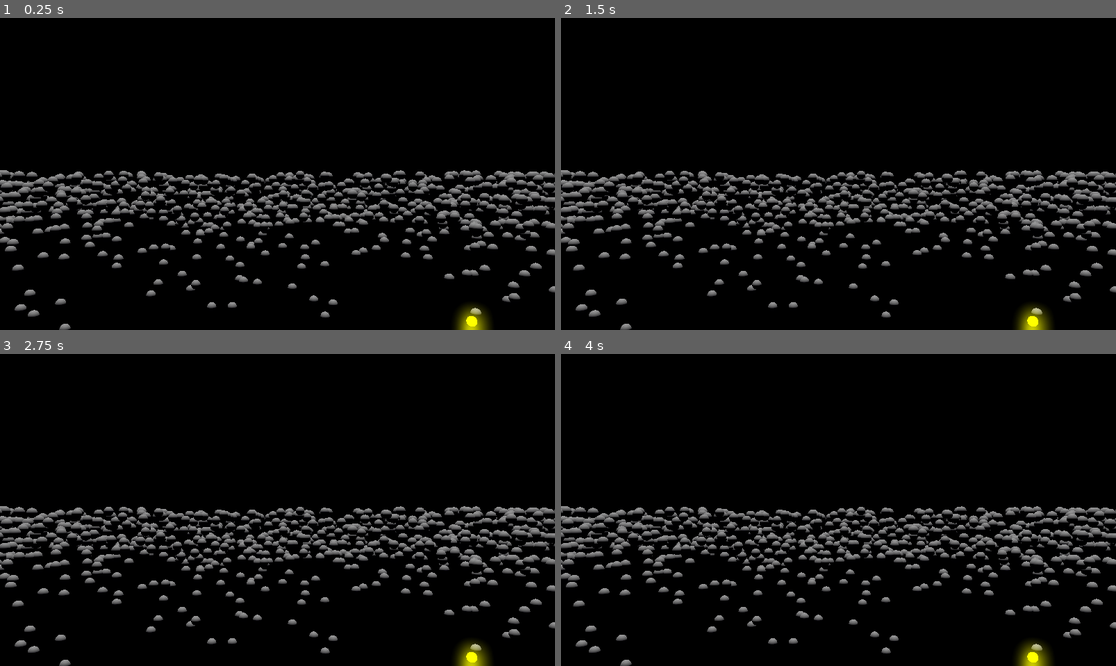
Above: before the commit, frames 1-4 (two rows, left to right).
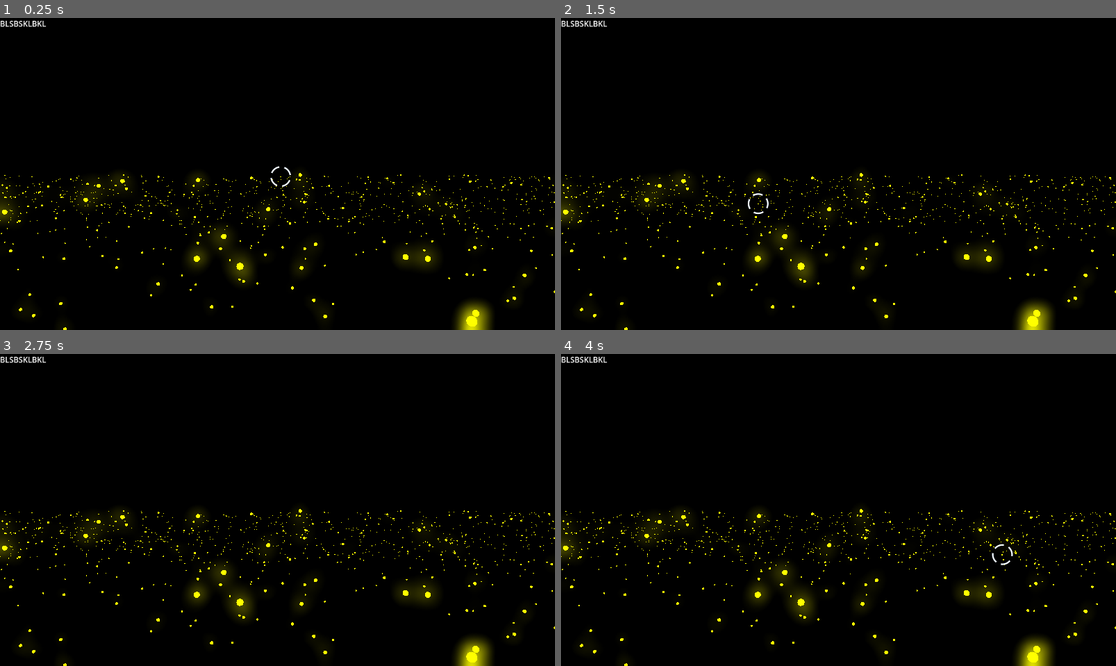
Above: after the commit, the same moments.

Repository: rtyh12/galaxy
Game: Godot game, scene res://galaxy.tscn
Two runs of this game, one before a commit and one after it. Both use one fixed random seed, a clock stepped at 60 frames per second and the inputs below.
Inputs (mouse positions are in pixels of both pictures, inside the frame that each line leads up to):
- Up to frame 1 (0.25 s): no input
- Up to frame 2 (1.5 s): tap Enter at 0.5 s; move the mouse to (960, 158) at 0.52 s; click (960, 158) at 0.67 s; tap Space at 1.25 s; drag from (727, 189) to (810, 236) at 1.27 s
- Up to frame 3 (2.75 s): tap Enter at 2 s; move the mouse to (333, 441) at 2.02 s; click (333, 441) at 2.17 s
- Up to frame 4 (4 s): tap Space at 2.75 s; drag from (810, 572) to (672, 463) at 2.77 s; tap Enter at 3.5 s; move the mouse to (1005, 556) at 3.52 s; click (1005, 556) at 3.67 s

The runs differ from the first frame. In frame 1, 12% of the frame differs, in the area x 0-100%, y 0-100%; in frame 2, 12%; in frame 3, 12%; in frame 4, 12%.

Commit message:
Add star selection

Diff:
--- /dev/null
+++ b/Raycaster.gd
@@ -0,0 +1,26 @@
+extends Node3D
+
+
+@export var CAMERA: Camera3D
+@export var CONTROL: Control
+
+var ray_length = 1000
+
+func _physics_process(delta):
+	var mouse_pos = get_viewport().get_mouse_position()
+	var from = CAMERA.project_ray_origin(mouse_pos)
+	var to = from + CAMERA.project_ray_normal(mouse_pos) \
+		* ray_length
+
+	var space_state = get_world_3d().direct_space_state
+	var query = PhysicsRayQueryParameters3D.create(from, to)
+	var result = space_state.intersect_ray(query)
+
+	CONTROL.hoveringOverStar = result.has("collider")
+	if CONTROL.hoveringOverStar:
+		var hovered_star_pos = result["collider"].global_position
+		var indicator_pos = CAMERA.unproject_position(hovered_star_pos)
+		CONTROL.hovered_star_location = indicator_pos
+#		print(indicator_pos)
+#		CONTROL.draw_circle(indicator_pos, 5000, Color.ALICE_BLUE)
+	CONTROL.queue_redraw()
--- /dev/null
+++ b/StarHoverUI.gd
@@ -0,0 +1,29 @@
+extends Control
+
+
+@export var hovered_star_indicator_radius = 20
+@export var hovered_star_indicator_gap_radians = 0.3
+@export var hovered_star_indicator_segment_count = 4
+@export var hovered_star_indicator_spinning_offset_radians = 0
+var hoveringOverStar: bool
+var hovered_star_location: Vector2
+
+# Called when the node enters the scene tree for the first time.
+func _draw():
+	if hoveringOverStar:
+		var segments = hovered_star_indicator_segment_count
+		var gap = hovered_star_indicator_gap_radians
+		var offset = hovered_star_indicator_spinning_offset_radians
+		for i in range(segments):
+			draw_arc(
+				hovered_star_location,
+				hovered_star_indicator_radius,
+				(i * TAU + offset) / segments + gap,
+				((i + 1) * TAU + offset) / segments - gap,
+				50,
+				Color.ALICE_BLUE,
+				2,
+				true)
+
+func _process(delta):
+	hovered_star_indicator_spinning_offset_radians += 2 * delta
--- a/StarsTileSpawner.gd
+++ b/StarsTileSpawner.gd
@@ -20,10 +20,7 @@
 
 		var tile = tile_prefab.instantiate()
 		tile.position = coords * tile_size
-		tile.generate(
-			coords,
-			star_system_prefab,
-			10,
-			tile_size)
+		var density = 10
+		tile.generate(coords, star_system_prefab, density, tile_size)
 		add_child(tile)
 		loaded_tiles[coords] = tile
--- a/galaxy.tscn
+++ b/galaxy.tscn
@@ -1,7 +1,9 @@
-[gd_scene load_steps=5 format=3 uid="uid://cv5g5e28w8hig"]
+[gd_scene load_steps=7 format=3 uid="uid://cv5g5e28w8hig"]
 
 [ext_resource type="Script" path="res://addons/orbit_camera/orbit_camera.gd" id="1_gsiu0"]
 [ext_resource type="Script" path="res://StarsTileSpawner.gd" id="2_26khp"]
+[ext_resource type="Script" path="res://Raycaster.gd" id="2_irjbp"]
+[ext_resource type="Script" path="res://StarHoverUI.gd" id="4_4ba3j"]
 
 [sub_resource type="PrismMesh" id="PrismMesh_uau3t"]
 
@@ -34,6 +36,11 @@
 ANCHOR_NODE_PATH = NodePath("..")
 MOUSE_ZOOM_SPEED = 1000.0
 
+[node name="Raycaster" type="Node3D" parent="ship/CameraAnchor" node_paths=PackedStringArray("CAMERA", "CONTROL")]
+script = ExtResource("2_irjbp")
+CAMERA = NodePath("../OrbitCamera")
+CONTROL = NodePath("../../../Control")
+
 [node name="DirectionalLight3D" type="DirectionalLight3D" parent="."]
 transform = Transform3D(0.999999, -0.00104712, 0.000789286, -0.000792151, -0.00273882, 0.999996, -0.00104495, -0.999996, -0.00273965, 0, 0, 0)
 
@@ -44,3 +51,16 @@
 transform = Transform3D(0.999999, -0.00104712, 0.000789286, -0.000792151, -0.00273882, 0.999996, -0.00104495, -0.999996, -0.00273965, 0, 0, 0)
 script = ExtResource("2_26khp")
 tile_size = 10.0
+
+[node name="Control" type="Control" parent="."]
+layout_mode = 3
+anchors_preset = 0
+offset_right = 40.0
+offset_bottom = 40.0
+script = ExtResource("4_4ba3j")
+
+[node name="Label" type="Label" parent="Control"]
+layout_mode = 0
+offset_right = 40.0
+offset_bottom = 23.0
+text = "BLSBSKLBKL"
--- a/star_system.gd
+++ b/star_system.gd
@@ -4,6 +4,7 @@
 @export var collision_mesh_base_scale: float
 
 @export var COLLISION_BODY: Node3D
+
 
 func _ready():
 	var camera_emitter = $/root/galaxy/ship/CameraAnchor/OrbitCamera
--- a/star_system.tscn
+++ b/star_system.tscn
@@ -29,6 +29,7 @@
 
 [node name="StaticBody3D" type="StaticBody3D" parent="."]
 transform = Transform3D(1, 1.38848e-17, -1.04083e-17, -3.46874e-17, 1, -2.77556e-17, 3.46945e-18, 2.77556e-17, 1, 0, 0, 0)
+visible = false
 
 [node name="CollisionShape3D" type="CollisionShape3D" parent="StaticBody3D"]
 transform = Transform3D(1, -1.38707e-17, 1.04083e-17, 2.77626e-17, 1, 2.77556e-17, 0, -2.77556e-17, 1, 0, 0, 0)
Not shown, changed: .gitignore
